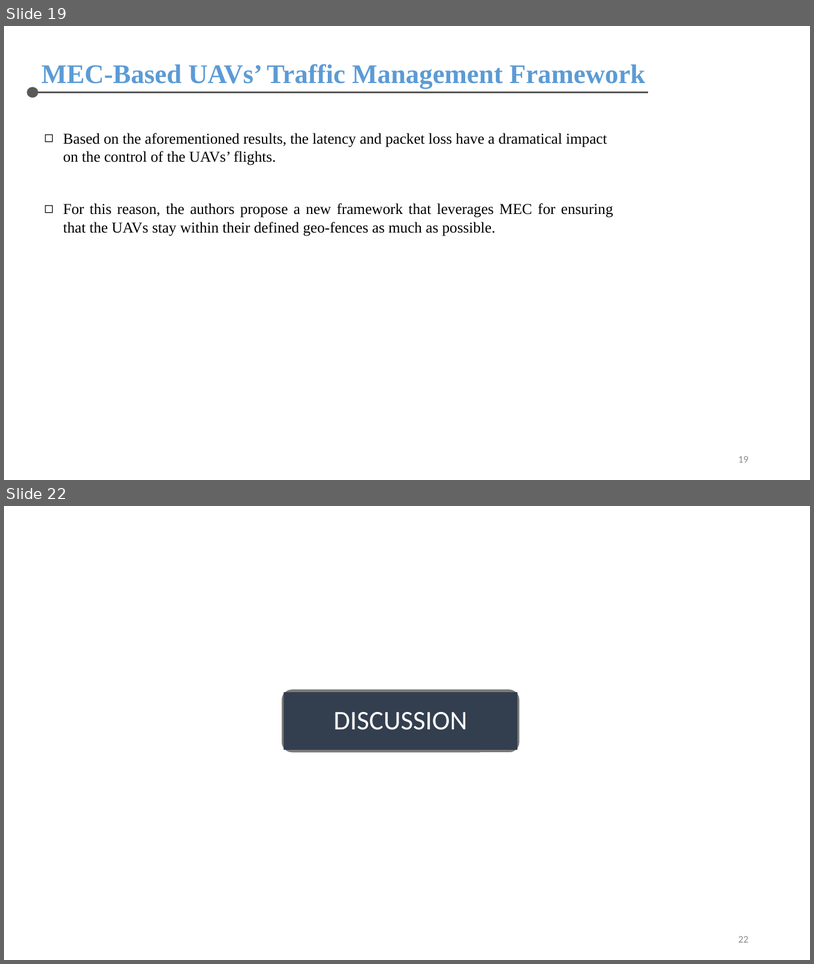
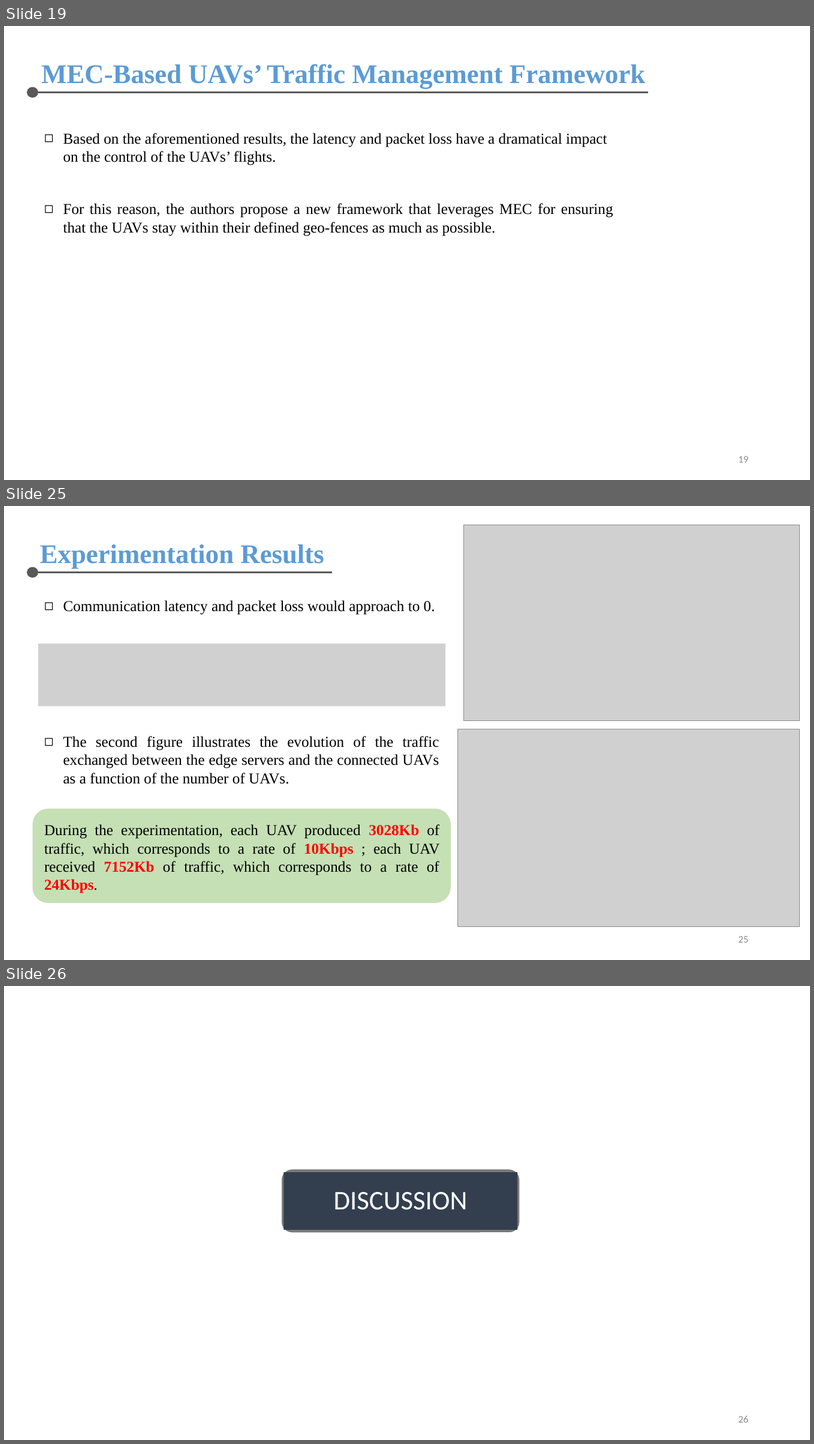
Before and after one commit to chris-nthu/communication, a slide deck: wireless_network/PaperReading/Report.pptx. Shown one above the other, each under a label of ours: slides 19 and 22 before the commit, slides 19, 25 and 26 after it; the slides between them are not shown. The pictures are 814x964 and 814x1444 pixels, drawn with LibreOffice and Linux fonts; fonts in the diff are those of the drawing; grey boxes stand for pictures. Boxes give left, top, right and bottom in pixels: in the first picture for what was removed or moved away, otherwise in the second. Text is boxed around its words. In the diff, an @@ line names an element or a change of style, - is before the commit and + after.

```diff
--- a/wireless_network/PaperReading/Report.pptx
+++ b/wireless_network/PaperReading/Report.pptx
@@ slide 25 added at [4, 506, 810, 960], background #FFFFFF @@
@@ picture added at [464, 525, 800, 721] @@
@@ text added at [40, 544, 324, 569], 32 pt, text #5B9BD5, bold @@
+Experimentation Results
@@ ellipse added at [27, 567, 38, 578], fill #595959 @@
@@ line added from (38, 573) to (332, 573), #595959 2 pt @@
@@ text added at [63, 600, 435, 615], 18 pt, text #000000 @@
+◻ Communication latency and packet loss would approach to 0.
@@ picture added at [38, 643, 446, 706] @@
@@ text added at [63, 736, 440, 784], 18 pt, text #000000 @@
+◻ The second figure illustrates the evolution of the traffic exchanged between the edge servers and the connected UAVs as a function of the number of UAVs.
@@ picture added at [458, 729, 800, 927] @@
@@ rounded rectangle added at [32, 808, 451, 903], fill #C5E0B4 @@
@@ text added at [44, 824, 440, 893], 18 pt, text #000000 @@
+During the experimentation, each UAV produced 3028Kb of traffic, which corresponds to a rate of 10Kbps ; each UAV received 7152Kb of traffic, which corresponds to a rate of 24Kbps.
@@ page number added at [738, 936, 749, 942], 12 pt, text #8C8C8C @@
+25
@@ what was slide 22 is now slide 26 @@
@@ page number at [738, 1416, 749, 1422]: text changed @@
-22
+26
```
Also in this commit, not shown: 6 slides changed, 5 other slides added.
